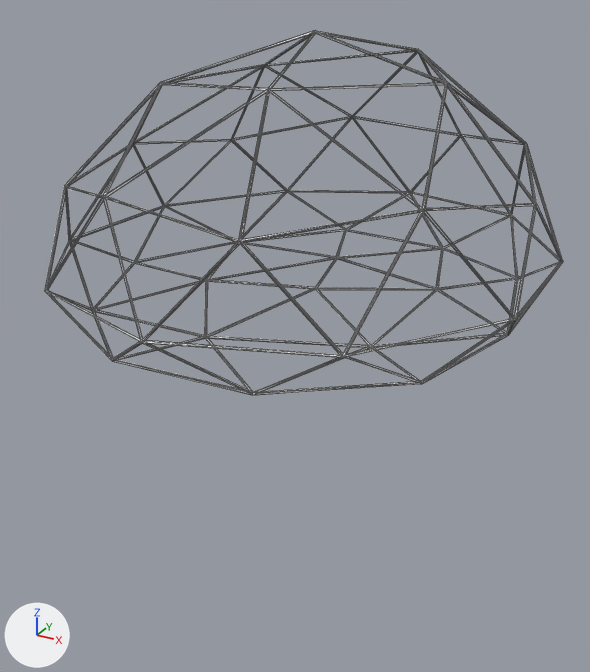
An edit to the glTF model src/main/webapp/content/assets/models/bush3.glb, drawn before and after from the same camera.
Before and after are seen from a camera (50 mm lens) standing at (0.621, -0.964, 0.435) and looking at (0.076, 0.026, -0.06). Arrows for +X, +Y and +Z are at lower left; the lights stay in place. Mesh edges are drawn as thin lines. Where no turn or scale is listed for an object, it has been applied to the vertices. Vertices at the same position are counted once.
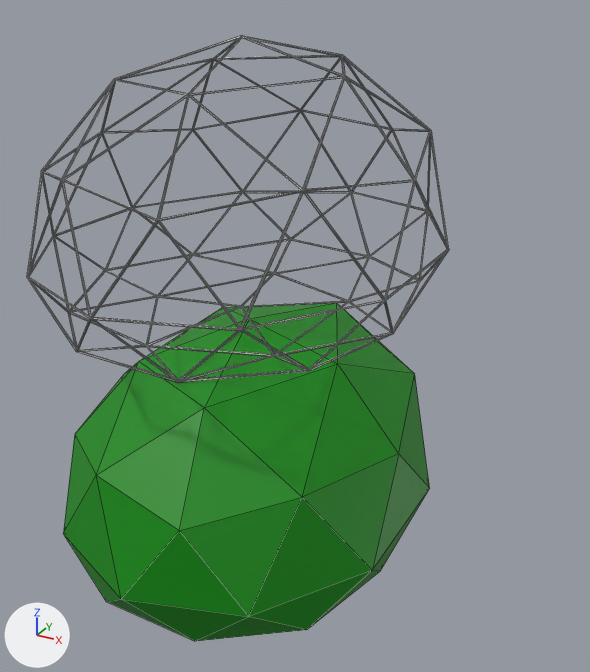
Changed parts and their boxes (x1, y1, x2, y2) in the pictures (590 x 672 px):
'Icosphere.001', added (green)
    after: (63, 303, 430, 641)
'Icosphere', reshaped, moved, rescaled (18% narrower)
    before: (45, 31, 563, 395)
    after: (27, 36, 449, 383)

The change in detail:
Material 'Material' (mat_material) is new.
Its base color is (0.0, 0.25, 0.0) (green #008900).
me_icosphere is used by ob_icosphere; location (0.095, -0.002, 0.01); scale (0.346, 0.346, 0.346).
me_icosphere had 324 vertices, 960 faces and spanned x -0.96..0.96, y -1.0..1.25, z -0.05..1.04.
me_icosphere now has 324 vertices, 960 faces and spans x -0.96..0.96, y -1.1..1.35, z -0.34..1.04.
me_icosphere part 1: 324 of 324 vertices moved; they spanned x -0.96..0.96, y -1.0..1.25, z -0.05..1.04 and now span x -0.96..0.96, y -1.1..1.35, z -0.34..1.04; mean shift (0.0, -0.05, -0.15); largest move (0.43, -0.2, -0.04) -> (0.43, -0.38, -0.33).
Mesh me_icosphere_002 is new.
It has 42 vertices, 80 faces and spans x -0.271..0.271, y -0.312..0.384, z -0.095..0.294.
It uses material mat_material (green #008900).
Object 'Icosphere' (ob_icosphere) moves from (0.095, -0.002, 0.01) to (0.0, -0.006, 0.068).
Object 'Icosphere' (ob_icosphere) is rescaled from (0.346, 0.346, 0.346) to (0.285, 0.285, 0.285).
Object 'Icosphere.001' (ob_icosphere_001) is new; it shows me_icosphere_002.
Its location is (0.0, -0.006, -0.338).
